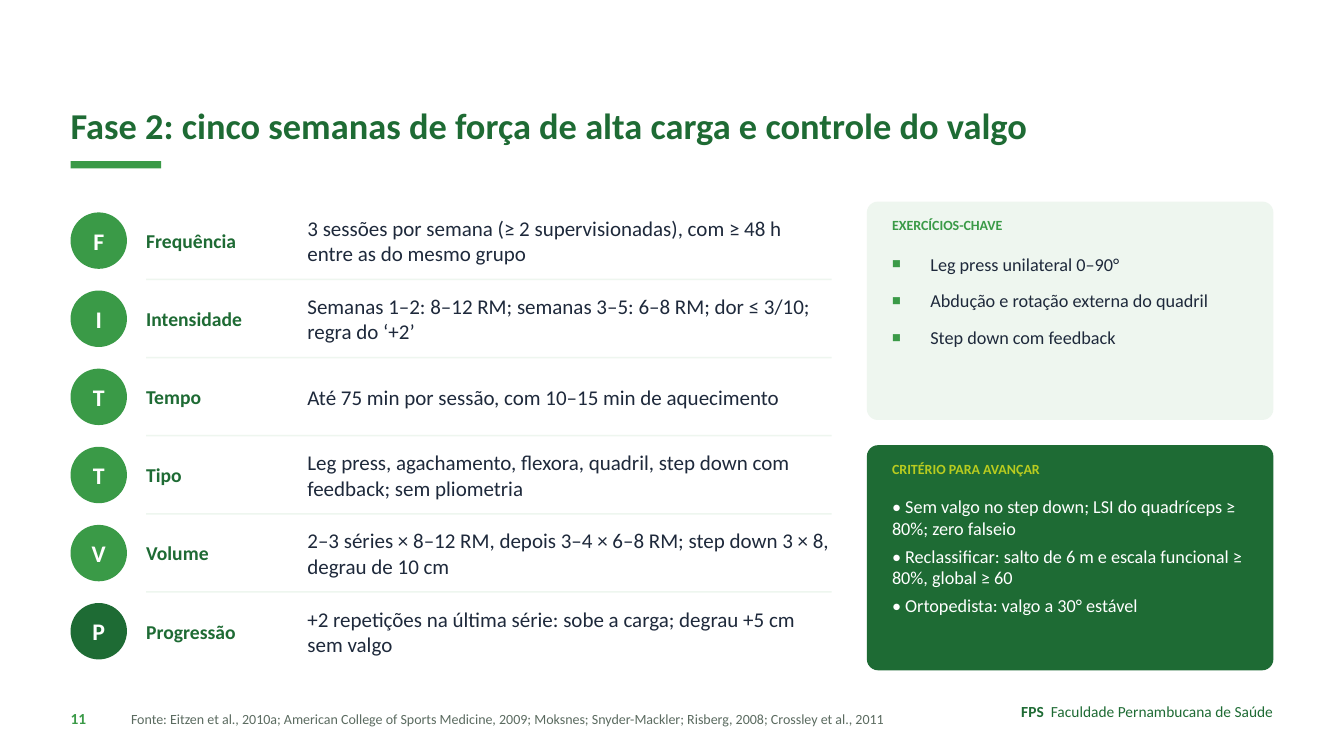
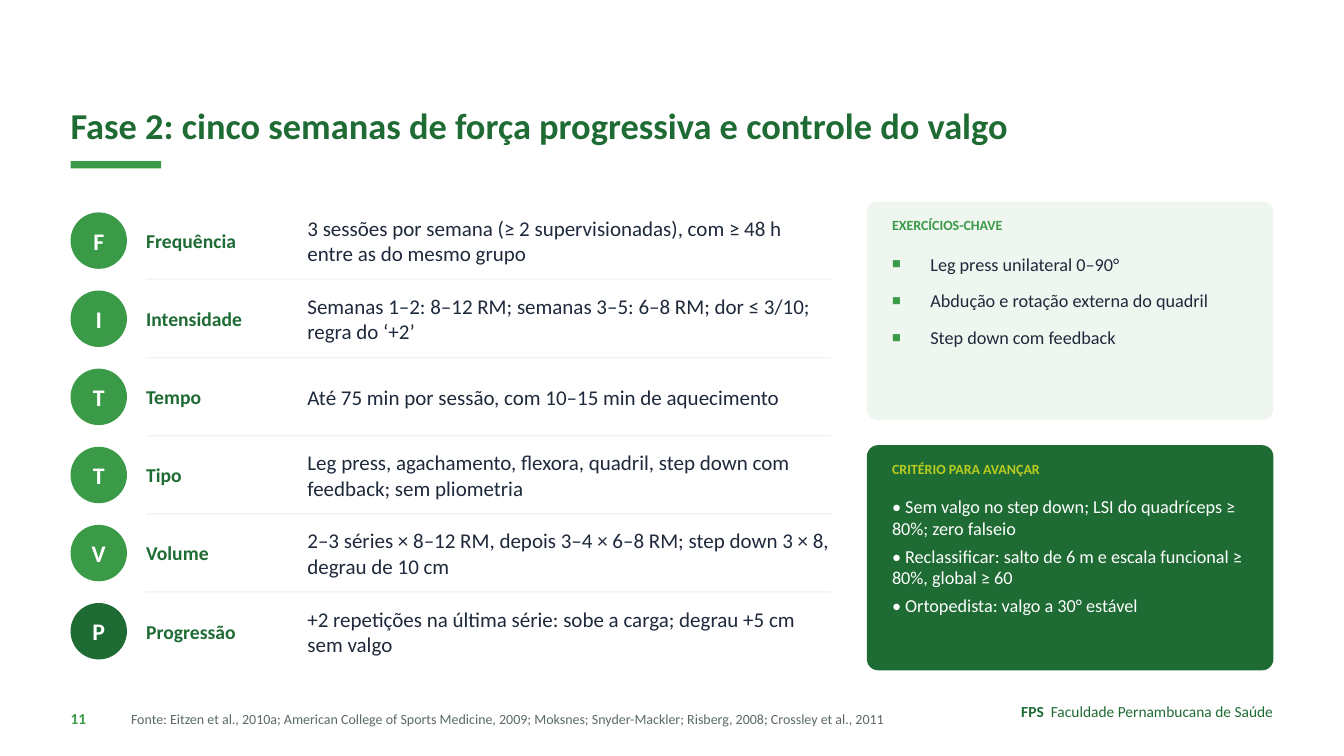
Before and after one commit to Institutomoraisandrade/CRM, a slide deck: slide 11 of trabalho-fps/trabalhos/2026-11-09-caso04-lca-lcm/apresentacao.pptx. Drawn at 1344x756 pixels with LibreOffice and Linux fonts; fonts in the diff are those of the drawing. Boxes give left, top, right and bottom in pixels: in the first picture for what was removed or moved away, otherwise in the second. Text is boxed around its words. In the diff, an @@ line names an element or a change of style, - is before the commit and + after.

```diff
--- a/trabalho-fps/trabalhos/2026-11-09-caso04-lca-lcm/apresentacao.pptx
+++ b/trabalho-fps/trabalhos/2026-11-09-caso04-lca-lcm/apresentacao.pptx
@@ text at bbox=[71, 113, 1008, 145]: text changed @@
-Fase 2: cinco semanas de força de alta carga e controle do valgo
+Fase 2: cinco semanas de força progressiva e controle do valgo
```
Also in this commit, not shown: 3 other slides changed, 8 other files.
